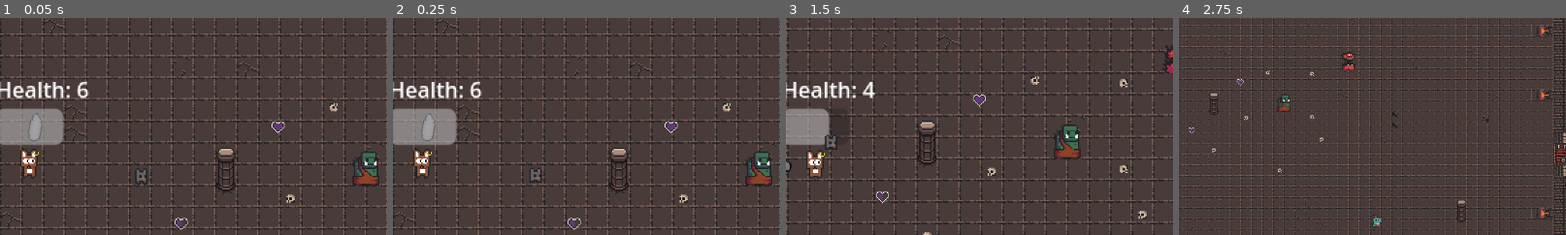
Above: before the commit, frames 1-4 (left to right).
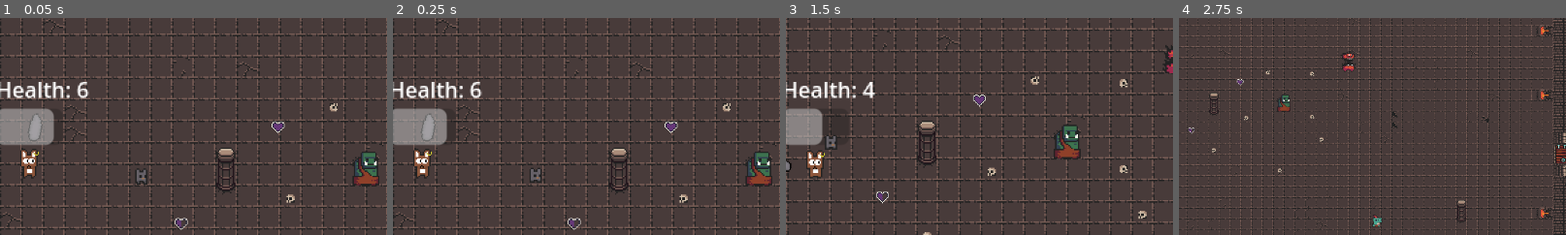
Above: after the commit, the same moments.

Repository: Naigma/proyecto_godot_2526
Game: Godot game, scene res://modules/levels/tutorial/tutorial.tscn
The game is run twice, just before and just after one commit, with the same random seed, the same clock (stepped at 60 frames per second) and the same inputs. The project has no main scene, so this scene is started directly.
Inputs (mouse positions are % of the whole screen's width and height, from its top left):
- Up to frame 1 (0.05 s): no input
- Up to frame 2 (0.25 s): no input
- Up to frame 3 (1.5 s): tap Enter (ui_accept) at 0.5 s; move the mouse to (72, 45) at 0.52 s; hold D (right) 0.53-1.28 s; hold Enter (ui_accept) 0.53-1.28 s; move the mouse to (30, 55) at 1.27 s; hold S (down) from 1.28 s (still down); tap E (interact) at 1.35 s
- Up to frame 4 (2.75 s): tap Enter (ui_accept) at 1.52, 1.55, 1.82 s; move the mouse to (60, 28) at 2.02 s; release S (down) at 2.03 s; hold D (right) from 2.03 s (still down); hold Enter (ui_accept) from 2.03 s (still down)
The pictures show only the part of the screen within x 46-96%, y 18-68%; the shares and areas given below are measured in that part.

The runs differ from the first frame. In frame 1, 0.4% of the frame differs, in the area x 12-17%, y 41-59%; in frame 2, 0.4%; in frame 3, 0.3%; in frame 4, nothing differs.
Error in both runs: Invalid access to property or key 'global_position' on a base object of type 'previously freed'. (res://modules/enemy_stupid/enemy_stupid_idle_state.gd:32)

Commit message:
Add max health

Diff:
--- a/modules/levels/tutorial/tutorial.tscn
+++ b/modules/levels/tutorial/tutorial.tscn
@@ -25,6 +25,7 @@
 
 [node name="Player" parent="." instance=ExtResource("2_3rof0")]
 position = Vector2(438, 235)
+max_health = 7
 
 [node name="EnemyStupid" parent="." instance=ExtResource("5_oqhi0")]
 position = Vector2(520, 248)
--- a/modules/player/player.gd
+++ b/modules/player/player.gd
@@ -43,7 +43,8 @@
 	weapon_pivot.look_at(mouse_position)
 
 func take_damage(damage):
-	health = health - damage
+	health = clamp(health-damage,0,max_health)
+
 	if damage > 0:
 		sprite_player.modulate = Color.INDIAN_RED
 	else:
